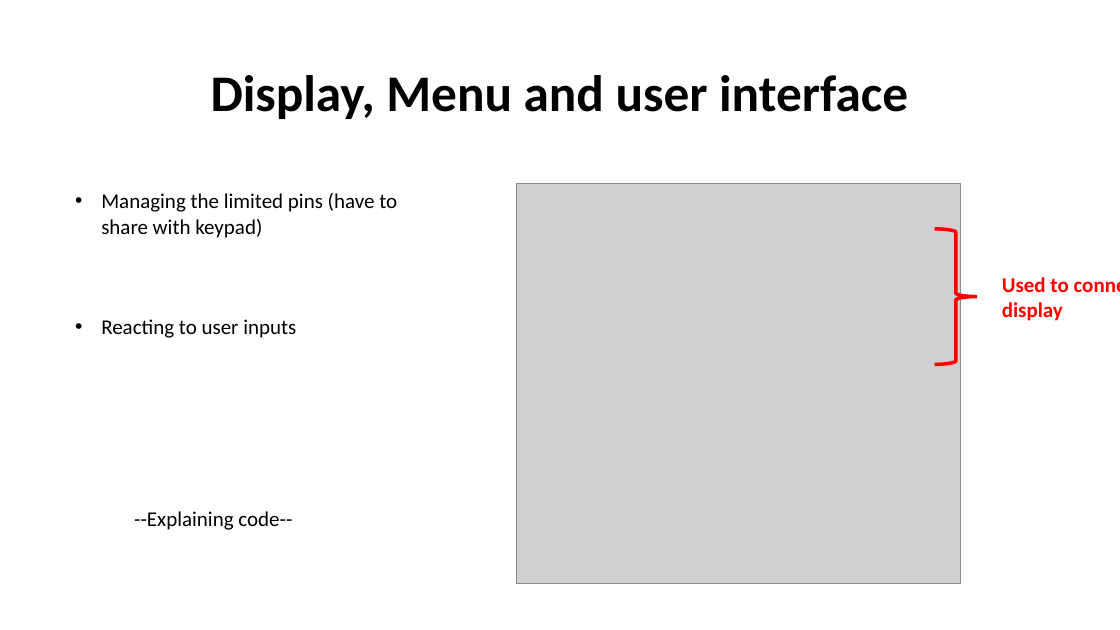
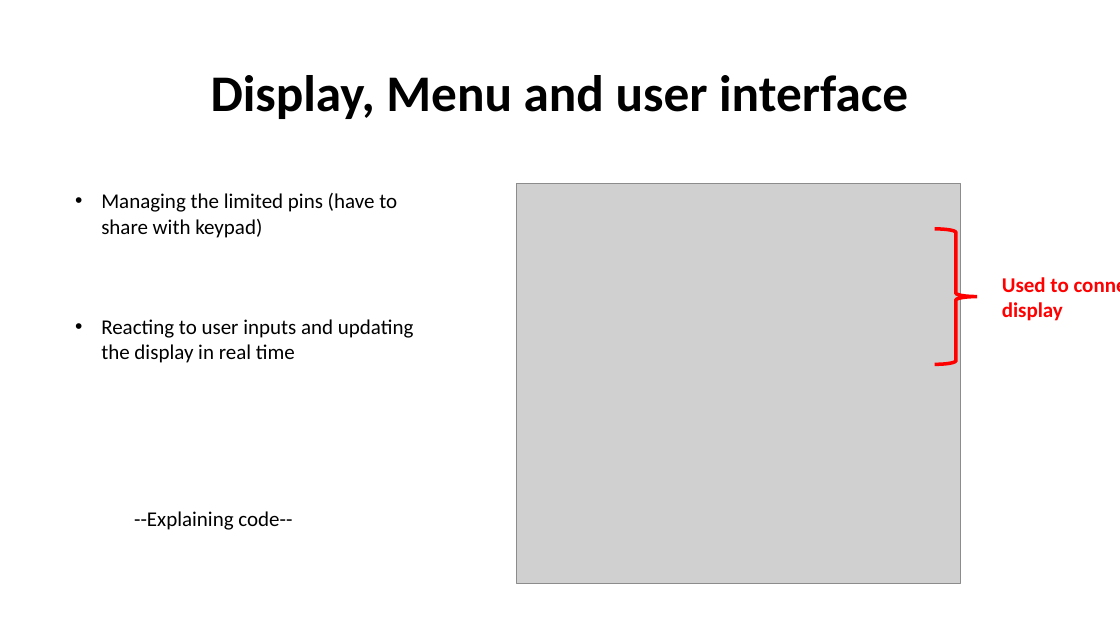
Before and after one commit to Team-Sagittarius-ENTC/RGBsensor, a slide deck: slide 9 of prabhashwara/FINAL -- RGB COLOR SENSOR PROJECT.pptx (slide 8 before the commit). Drawn at 1120x630 pixels with LibreOffice and Linux fonts; fonts in the diff are those of the drawing; grey boxes stand for pictures. Boxes give left, top, right and bottom in pixels: in the first picture for what was removed or moved away, otherwise in the second. Text is boxed around its words. In the diff, an @@ line names an element or a change of style, - is before the commit and + after.

```diff
--- a/prabhashwara/FINAL -- RGB COLOR SENSOR PROJECT.pptx
+++ b/prabhashwara/FINAL -- RGB COLOR SENSOR PROJECT.pptx
@@ text at (101,319,413,363): text changed @@
-• Reacting to user inputs
+• Reacting to user inputs and updating the display in real time
```
Also in this commit, not shown: 2 other slides changed, 4 slides added, 3 slides removed, 4 other files.
